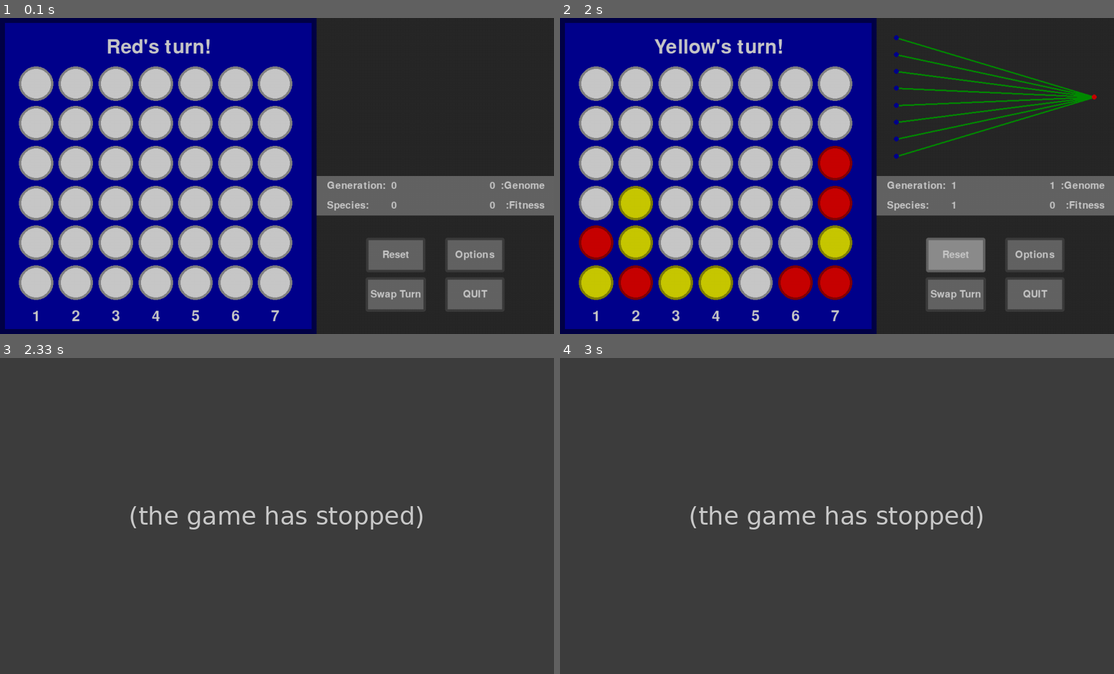
Above: before the commit, frames 1-4 (two rows, left to right).
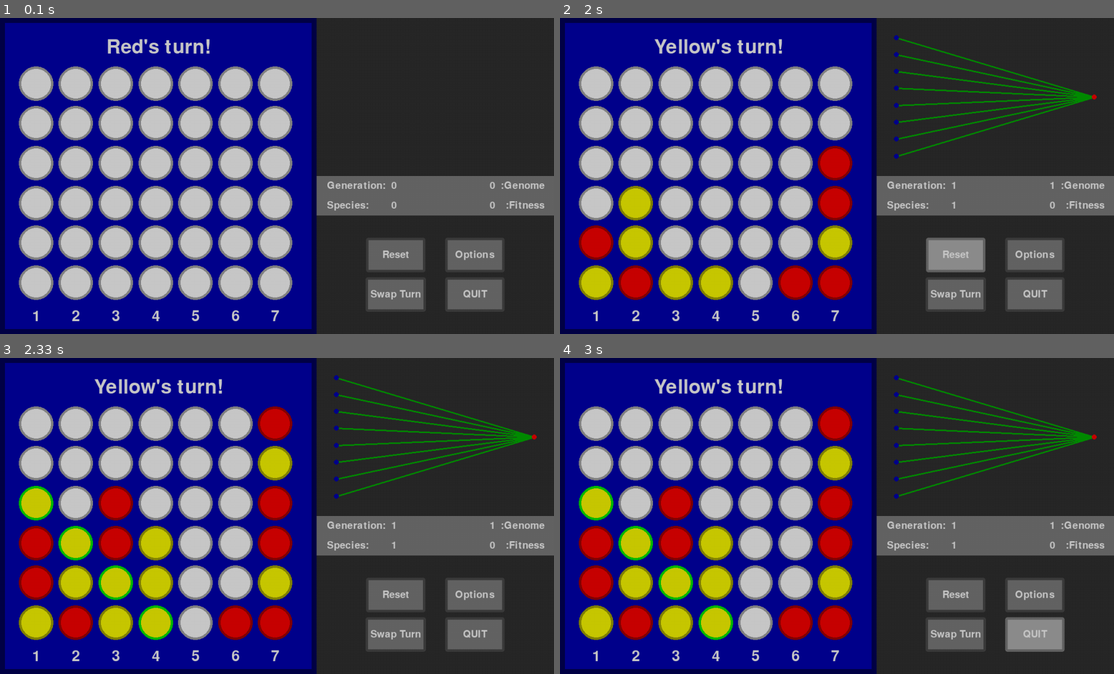
Above: after the commit, the same moments.

Repository: GreenMachine582/NEAT
Game: pygame game, started from main-silent.pyw
Two runs of this game, one before a commit and one after it. Both use one fixed random seed, a clock stepped at 60 frames per second and the inputs below.
Inputs (mouse positions are in pixels of both pictures, inside the frame that each line leads up to):
- Up to frame 1 (0.1 s): no input
- Up to frame 2 (2 s): click (953, 296) at 0.38 s; click (1036, 255) at 0.72 s; click (1008, 46) at 1.05 s; click (781, 280) at 1.38 s; click (953, 255) at 1.72 s
- Up to frame 3 (2.33 s): click (249, 598) at 2.05 s
- Up to frame 4 (3 s): click (1047, 636) at 2.38 s

Frames 1-2 are identical in both runs. In frame 3, 68% of the frame differs, in the area x 0-100%, y 0-100%; in frame 4, 68%.
Error before the commit: AttributeError: 'Connect4' object has no attribute 'getPieceSlices' (visualize.py line 64); the game stopped at 2.22 s (later frames are placeholders)

Commit message:
Minor changes.

Diff:
--- a/visualize.py
+++ b/visualize.py
@@ -5,8 +5,8 @@
 import mattslib as ml
 import mattslib.pygame as mlpg
 
-__version__ = '1.1.3'
-__date__ = '7/04/2022'
+__version__ = '1.2.1'
+__date__ = '21/04/2022'
 
 
 class GameBoard:
@@ -17,10 +17,10 @@
     BOARDER = 10
     EMPTY = -1
 
-    def __init__(self, game_dims, rows, columns, **kwargs: Any):
+    def __init__(self, game_dims: tuple, rows: int, columns: int, **kwargs: Any):
         """
         Initiates the object with required values.
-        :param game_dims: tuple[int | float, int | float]
+        :param game_dims: tuple[float, float]
         :param rows: int
         :param columns: int
         :param kwargs: Any
@@ -48,20 +48,25 @@
             kwargs = kwargs['kwargs']
         self.update(kwargs=kwargs)
 
-    def reset(self):
+    def reset(self) -> None:
+        """
+        Resets the game board by updating the pieces value.
+        :return:
+            - None
+        """
         for h in range(self.rows):
             for j in range(self.columns):
                 self.game_board[h][j].update(piece=self.EMPTY)
 
     def showWin(self, connect4: Connect4, move: tuple) -> None:
         """
-        Shows winning connections surrounding the recent move.
+        Shows winning connections surrounding the given move.
         :param connect4: Connect4
         :param move: tuple[int, int]
         :return:
             - None
         """
-        directions = connect4.getPieceSlices(move)
+        directions = connect4.getDirectionalSlices(move)
         connection_counts = connect4.getConnectionCounts(directions, immediate_only=True)
         for direction_pair in directions:
             if sum(connection_counts[direction_pair]) + 1 >= connect4.LENGTH:
@@ -106,7 +111,7 @@
 
     def draw(self, surface: Any) -> None:
         """
-        Draws the game board and pieces to the surface.
+        Draws the game board to the surface.
         :param surface: Any
         :return:
             - None
@@ -130,14 +135,14 @@
     TOP_PADDING = 60
     SPACING = 10
 
-    def __init__(self, coordinates: tuple, rows: int, cols: int, piece: int, game_height: int | float):
+    def __init__(self, coordinates: tuple, rows: int, cols: int, piece: int, game_height: float):
         """
         Initiates the object with required values.
         :param coordinates: tuple[int, int]
         :param rows: int
         :param cols: int
         :param piece: int
-        :param game_height: int | float
+        :param game_height: float
         """
         self.coordinates = coordinates
         self.radius = 30
@@ -201,7 +206,7 @@
     def __init__(self, network_dims: tuple, **kwargs: Any):
         """
         Sets the networks dimensions and certain values.
-        :param network_dims: tuple[int | float, int | float]
+        :param network_dims: tuple[float, float]
         :param kwargs: Any
         """
         self.network_width = network_dims[0]
@@ -215,18 +220,18 @@
 
         self.update(kwargs=kwargs)
 
-    def generate(self, current_genome: Genome, width: int | float = None, height: int | float = None) -> None:
+    def generate(self, current_genome: Genome, dims: tuple = None) -> None:
         """
         Creates the neural network visual of the current genome.
-        :param current_genome:
-        :param width:
-        :param height:
-        :return:
-        """
-        if width is None:
+        :param current_genome: Genome
+        :param dims: tuple[float, float]
+        :return:
+        """
+        if dims is None:
             width = self.network_width - (2 * self.BOARDER)
-        if height is None:
             height = self.network_height - (2 * self.BOARDER)
+        else:
+            width, height = dims[0], dims[1]
 
         self.network = {}
         node_depths = current_genome.getNodesByDepth()
